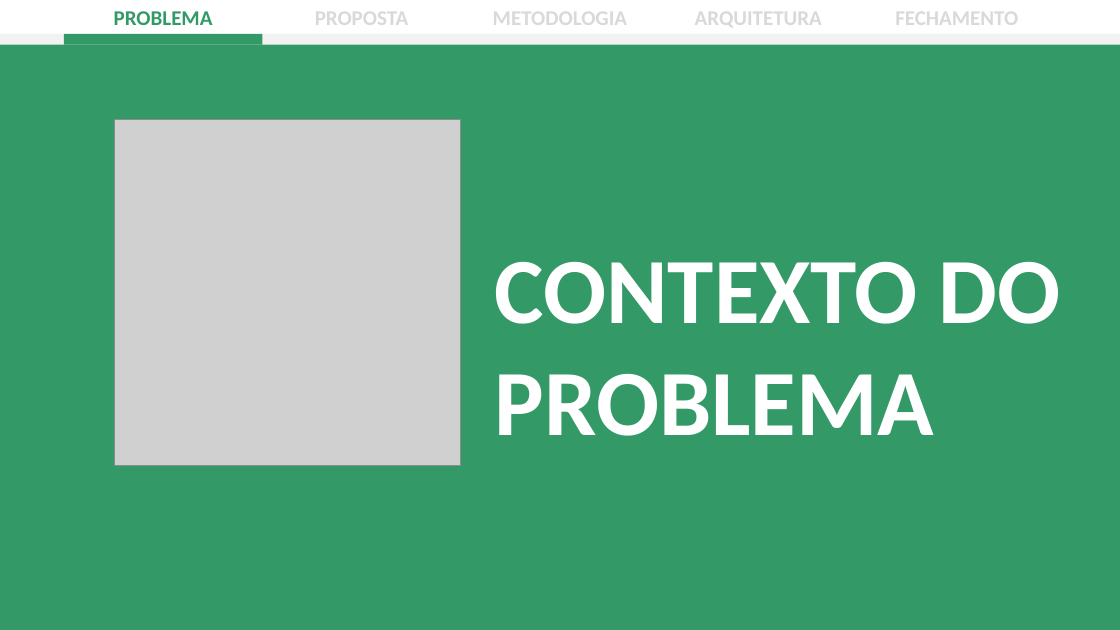
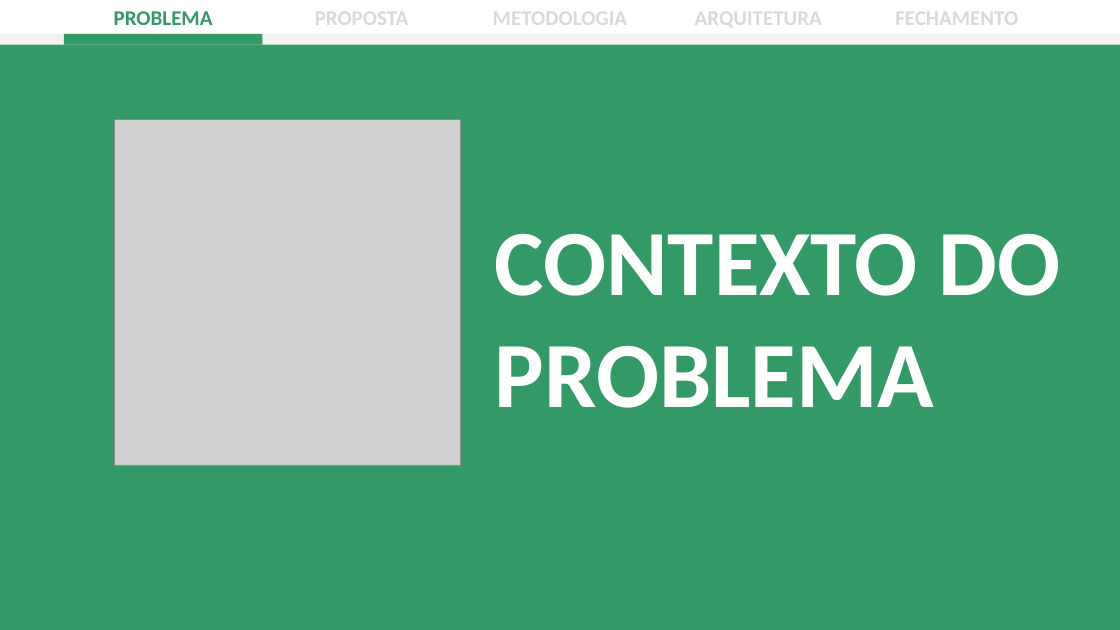
Before and after one commit to ICEI-PUC-Minas-PPLES-TI/plf-es-2022-2-ti1-7924100-mobilidade-urbana, a slide deck: slide 2 of docs/apresentacao/Apresentação - Sprint 4.pptx. Drawn at 1120x630 pixels with LibreOffice and Linux fonts; fonts in the diff are those of the drawing; grey boxes stand for pictures. Boxes give left, top, right and bottom in pixels: in the first picture for what was removed or moved away, otherwise in the second. Text is boxed around its words. In the diff, an @@ line names an element or a change of style, - is before the commit and + after.

```diff
--- a/docs/apresentacao/Apresentação - Sprint 4.pptx
+++ b/docs/apresentacao/Apresentação - Sprint 4.pptx
@@ text "CONTEXTO DO PROBLEMA": place and size @@
-text "CONTEXTO DO PROBLEMA" at bbox=[495, 262, 1061, 436]
+text "CONTEXTO DO PROBLEMA" at bbox=[495, 234, 1061, 408]
```
Also in this commit, not shown: 12 other slides changed, 10 other files.
